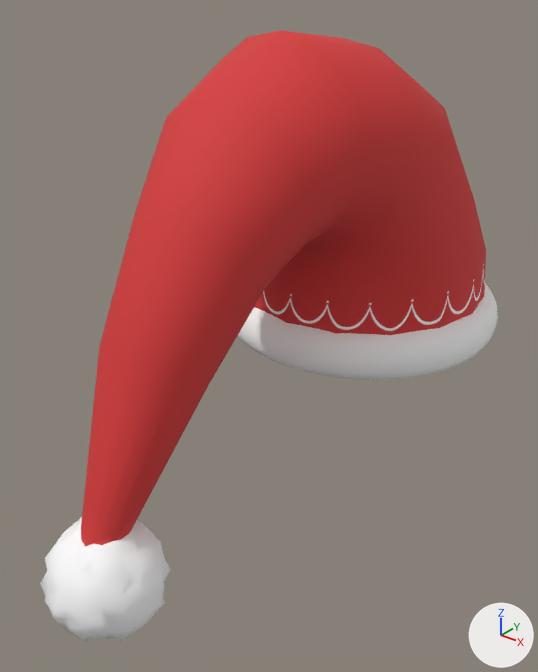
The glTF model addons/@fumohouse/fumo_models/assets/doremy/doremy_hat.glb as it was, and as the next commit left it.
Before and after are seen from a 50 mm lens placed at (2.52, -4.2, 2.3), pointed at (0.01, -1.07, 0.36). Lighting does not change. The marker at lower right points along +X, +Y and +Z. Vertices at the same position are counted once.

The first picture shows 'doremy_hat'.
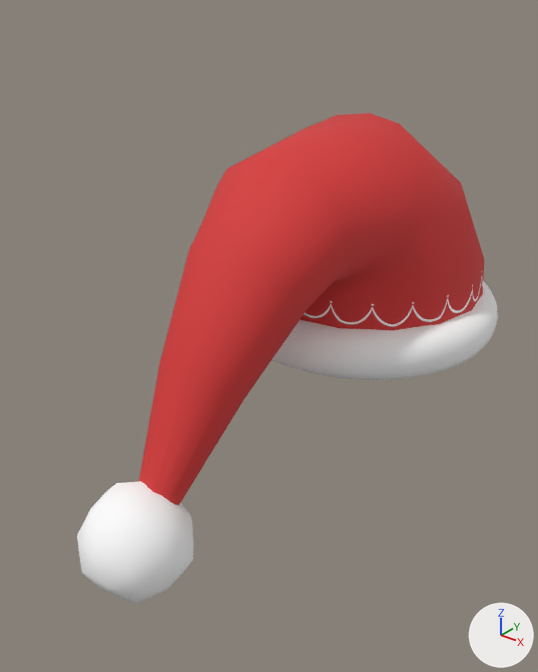
Where the change shows, as pixel boxes [x1, y1, x2, y2] in the pictures (538 x 672 px):
'doremy_hat', reshaped (8% narrower, 20% shorter)
    before: [41, 30, 498, 642]
    after: [77, 113, 498, 604]
part 1 of me_circle_008, rebuilt (10% narrower)
    before: [41, 517, 171, 642]
    after: [77, 481, 194, 604]
part 2 of me_circle_008, rebuilt (15% narrower, 24% shorter)
    before: [81, 30, 486, 547]
    after: [139, 113, 484, 505]

Diff of the bpy script that builds the scene:
```diff
--- a/addons/@fumohouse/fumo_models/assets/doremy/doremy_hat.glb.py
+++ b/addons/@fumohouse/fumo_models/assets/doremy/doremy_hat.glb.py
@@ me_circle_008 @@
 # used by ob_doremy_hat; location = (0.0, 0.0, 0.0)
-me_circle_008.from_pydata(...)  # 1344 vertices, 2652 faces; spans x -0.94..0.94, y -2.74..0.9, z -0.84..2.05
+me_circle_008.from_pydata(...)  # 1194 vertices, 2352 faces; spans x -0.94..0.94, y -2.5..0.9, z -0.77..1.52
+# me_circle_008 part 1: the loose piece of 160 vertices spanning x -0.33..0.33, y -2.74..-2.1, z -0.84..-0.19 is rebuilt with 42 vertices and now spans x -0.31..0.31, y -2.5..-1.86, z -0.77..-0.14
+# me_circle_008 part 2: the loose piece of 160 vertices spanning x -0.84..0.84, y -2.54..0.79, z -0.4..2.05 is rebuilt with 128 vertices and now spans x -0.81..0.82, y -2.17..0.8, z -0.41..1.52
 me_circle_008.materials.append(mat_white)
```
